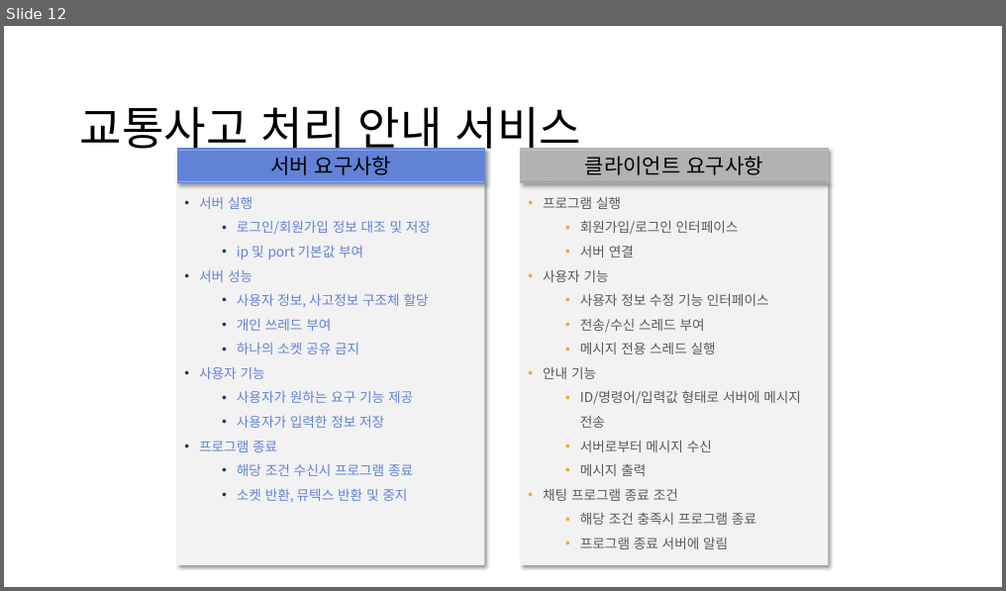
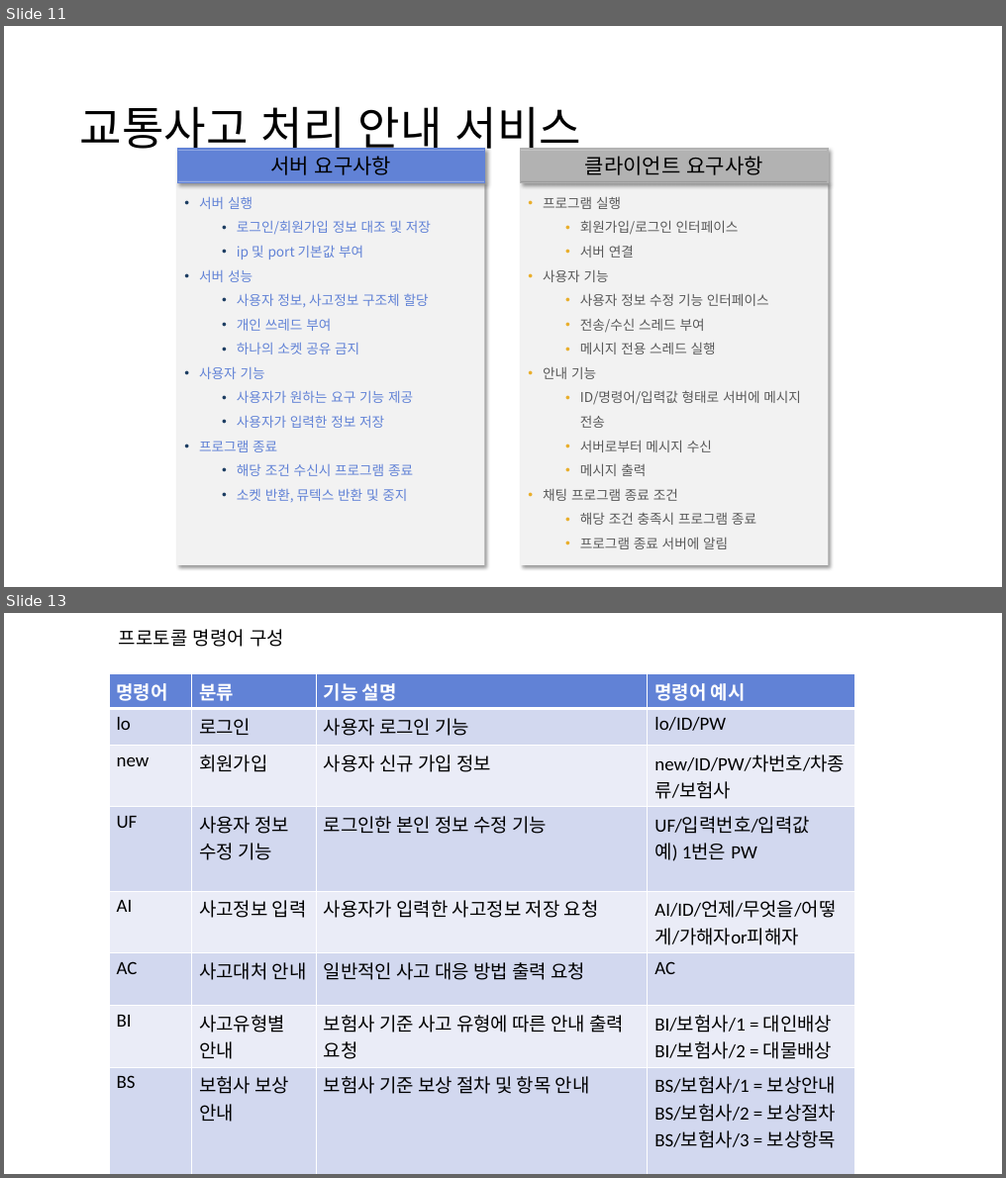
Before and after one commit to kimsungyeon0613/project02, a slide deck: 개발계획서 그림.pptx. Shown one above the other, each under a label of ours: slide 12 before the commit, slides 11 and 13 after it; the slides between them are not shown. The pictures are 1006x591 and 1006x1178 pixels, drawn with LibreOffice and Linux fonts; fonts in the diff are those of the drawing. Boxes give left, top, right and bottom in pixels: in the first picture for what was removed or moved away, otherwise in the second. Text is boxed around its words. In the diff, an @@ line names an element or a change of style, - is before the commit and + after.

Commit message:
보험정보랑 파일 업로드 01

```diff
--- a/개발계획서 그림.pptx
+++ b/개발계획서 그림.pptx
@@ slide 13 added at (x1=4, y1=613, x2=1002, y2=1174), background #FFFFFF @@
@@ text added at (x1=119, y1=629, x2=284, y2=647), 18 pt, text #000000 @@
+프로토콜 명령어 구성
@@ table added at (x1=109, y1=674, x2=855, y2=1160), 9 rows, 4 columns @@
+명령어 | 분류 | 기능 설명 | 명령어 예시
+lo | 로그인 | 사용자 로그인 기능 | lo/ID/PW
+new | 회원가입 | 사용자 신규 가입 정보 | new/ID/PW/차번호/차종류/보험사
+UF | 사용자 정보 수정 기능 | 로그인한 본인 정보 수정 기능 | UF/입력번호/입력값 / 예) 1번은 PW
+AI | 사고정보 입력 | 사용자가 입력한 사고정보 저장 요청 | AI/ID/언제/무엇을/어떻게/가해자or피해자
+AC | 사고대처 안내 | 일반적인 사고 대응 방법 출력 요청 | AC
+BI | 사고유형별 안내 | 보험사 기준 사고 유형에 따른 안내 출력 요청 | BI/보험사/1 = 대인배상 / BI/보험사/2 = 대물배상
+BS | 보험사 보상 안내 | 보험사 기준 보상 절차 및 항목 안내 | BS/보험사/1 = 보상안내 / BS/보험사/2 = 보상절차 / BS/보험사/3 = 보상항목
+EX | 프로그램 종료 | 프로그램 종료 | EX = 프로그램 종료
@@ what was slide 12 is now slide 11 @@
```
Also in this commit, not shown: 1 other slide added, 1 slide removed, 21 other files.
